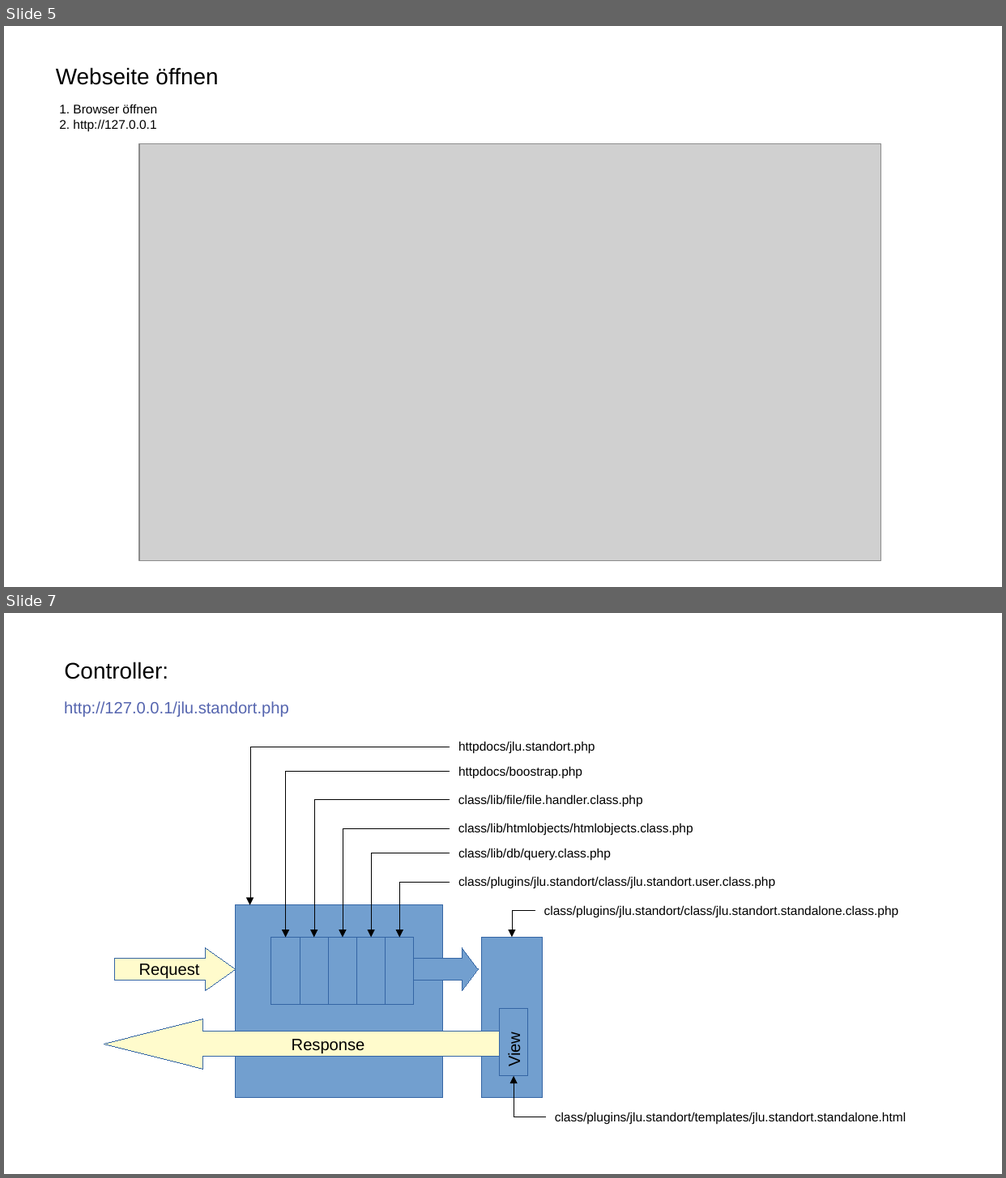
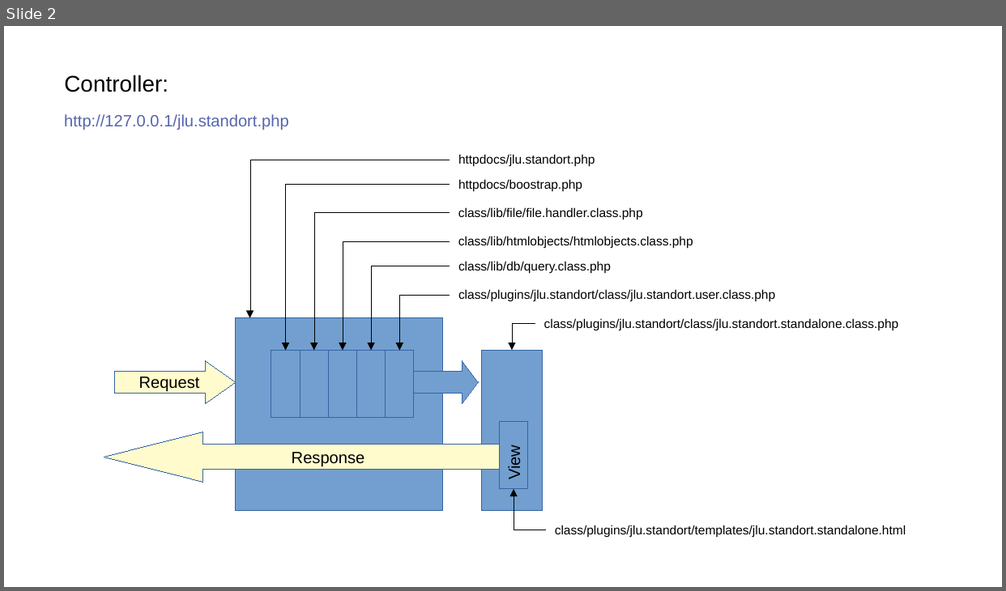
Before and after one commit to cafmone/jlu.standort, a slide deck: README.odp. Shown one above the other, each under a label of ours: slides 5 and 7 before the commit, slide 2 after it; the slides between them are not shown. The pictures are 1006x1178 and 1006x591 pixels, drawn with LibreOffice and Linux fonts; fonts in the diff are those of the drawing; grey boxes stand for pictures. Boxes give left, top, right and bottom in pixels: in the first picture for what was removed or moved away, otherwise in the second. Text is boxed around its words. In the diff, an @@ line names an element or a change of style, - is before the commit and + after.

```diff
--- a/README.odp
+++ b/README.odp
@@ slide 5 removed at (x1=4, y1=26, x2=1002, y2=587), background #FFFFFF @@
@@ text removed at (x1=56, y1=67, x2=218, y2=85) @@
-Webseite öffnen
@@ text removed at (x1=59, y1=104, x2=157, y2=131) @@
-1. Browser öffnen
-2. http://127.0.0.1
@@ picture removed at (x1=140, y1=143, x2=881, y2=561) @@
@@ what was slide 7 is now slide 2 @@
```
Also in this commit, not shown: 1 slide changed, 4 other slides removed, 2 other files.
